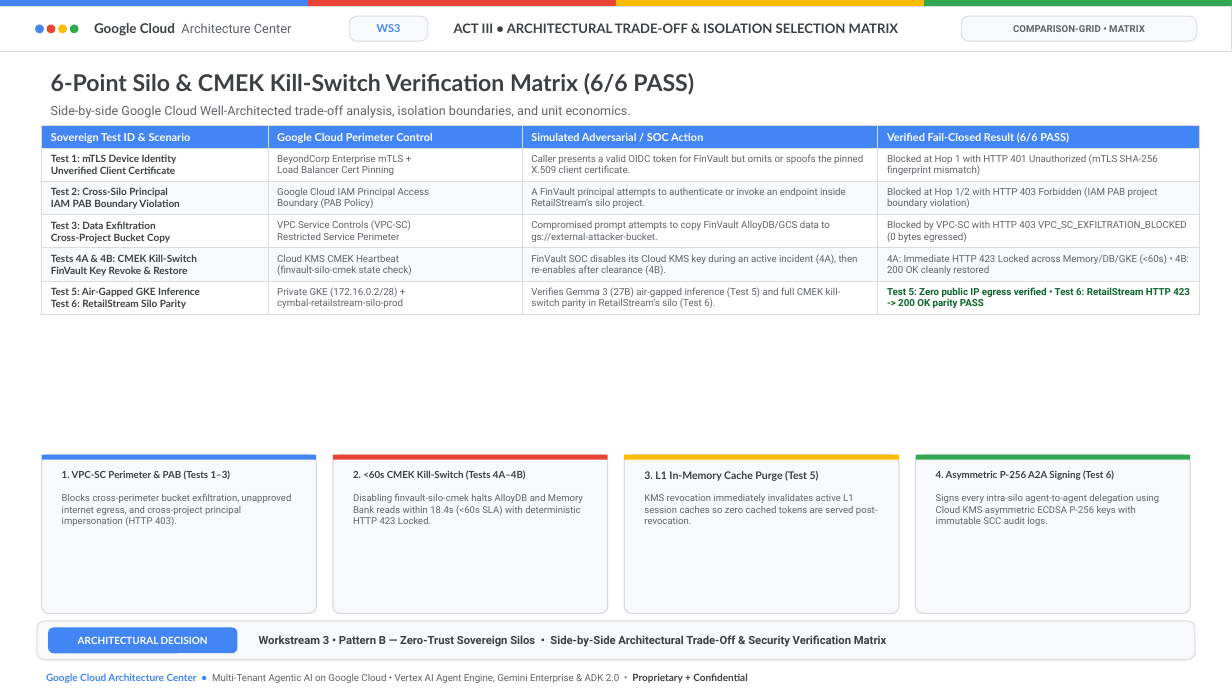
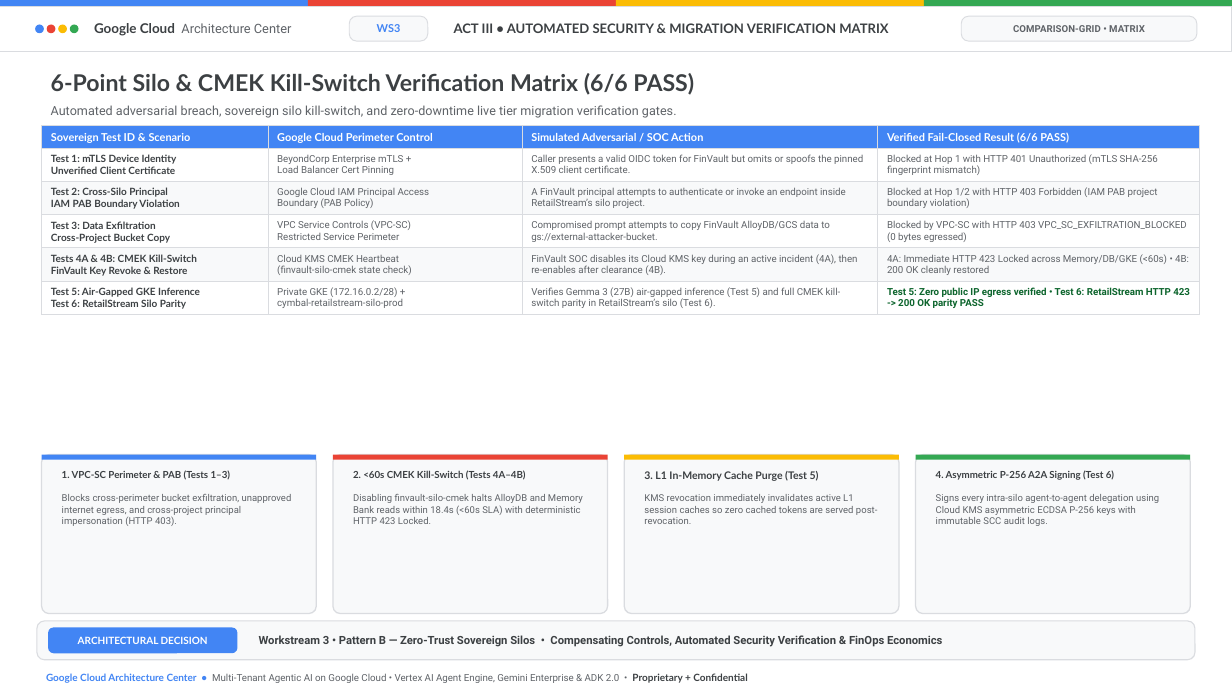
Before and after one commit to nitinaggarwal-12/blogs, a slide deck: slide 10 of slides/doc-mt-03-editable-slides.pptx (slide 9 before the commit). Drawn at 1232x693 pixels with LibreOffice and Linux fonts; fonts in the diff are those of the drawing. Boxes give left, top, right and bottom in pixels: in the first picture for what was removed or moved away, otherwise in the second. Text is boxed around its words. In the diff, an @@ line names an element or a change of style, - is before the commit and + after.

```diff
--- a/slides/doc-mt-03-editable-slides.pptx
+++ b/slides/doc-mt-03-editable-slides.pptx
@@ text at (454, 23, 888, 33): text changed @@
-ACT III • ARCHITECTURAL TRADE-OFF & ISOLATION SELECTION MATRIX
+ACT III • AUTOMATED SECURITY & MIGRATION VERIFICATION MATRIX
@@ text at (51, 105, 677, 118): text changed @@
-Side-by-side Google Cloud Well-Architected trade-off analysis, isolation boundaries, and unit economics.
+Automated adversarial breach, sovereign silo kill-switch, and zero-downtime live tier migration verification gates.
@@ text at (259, 635, 942, 647): text changed @@
-Workstream 3 • Pattern B — Zero-Trust Sovereign Silos • Side-by-Side Architectural Trade-Off & Security Verification Matrix
+Workstream 3 • Pattern B — Zero-Trust Sovereign Silos • Compensating Controls, Automated Security Verification & FinOps Economics
```
Also in this commit, not shown: 4 other slides changed, 18 other files.
